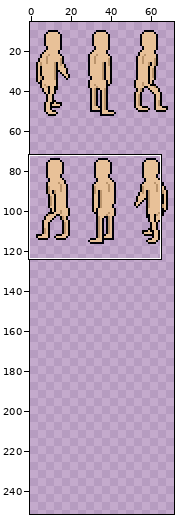
A sprite sheet gets an edit: WebSites/DoufuSrv/Client/Images/Chars/Naked.gif. The first picture is a wide view before the edit; the outline marks the close-up.
Close-up. Earlier state:
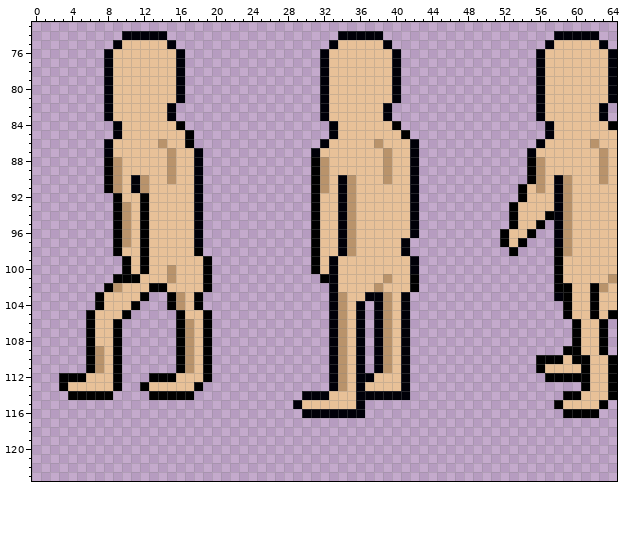
The file is 72x256 pixels. Colours within 5 levels of each other are drawn and written as one. Shown: x 0..64, y 73..123. The wide view leaves out empty margins. The commit also changed other parts of the picture, which this record leaves out.
The result:
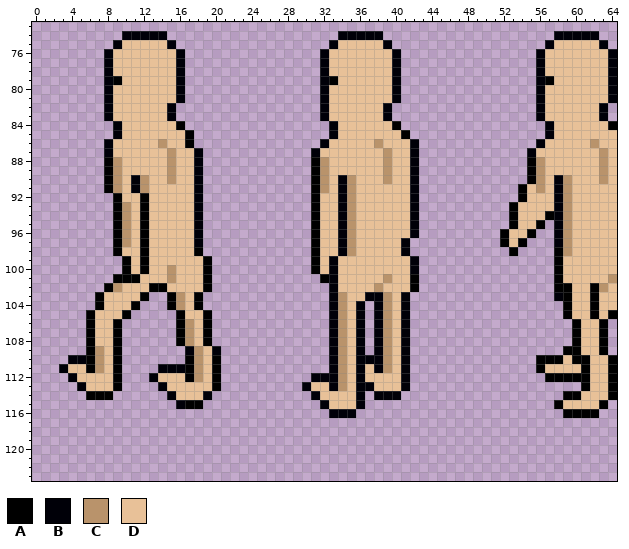
Palette (. is transparent): A #000000  B #000008  C #b9936b  D #e8c198
Difference:
@@ x 0..64 @@
  78 ........BDDDDDDDB...............BDDDDDDDB...............BDDDDDDDB
- 79 ........BDDDDDDDB...............BDDDDDDDB...............BDDDDDDDB
+ 79 ........BADDDDDDB...............BADDDDDDB...............BADDDDDDB
  80 ........BDDDDDDDB...............BDDDDDDDB...............BDDDDDDDB
@@ x 1..43 @@
 108 .....ADDA......ACDA.............BCDB.BCDB..
-109 .....ACDA......ACDA.............BCDB.BCDB..
-110 .....ACDA......ACDA.............BCDB.BCDB..
-111 .....ACDA......ACDA.............BCDB.BCDB..
-112 ..AAADDDA...AAADDDA.............BCDBBDDDB..
-113 ..ADDDDDA..ADDDDDA..............BCDBDDDDB..
-114 ...AAAAA....AAAAA............BBBDDDBBBBBB..
-115 ............................BDDDDDDB.......
-116 .............................BBBBBBB.......
+109 .....ACDA.......BCDB............BCDB.BCDB..
+110 ...BBACDA.......ACDA............BCDBBBCDB..
+111 ..BDDACDA....BBBACDA............BCDBDBCDB..
+112 ...BDDDDA...BDDDACDA..........BBBCDBDDDDB..
+113 ....BDDDA....BDDDDDA.........BDDBCDBBDDDB..
+114 .....AAA......BDDDB...........BDDDDB.BBB...
+115 ...............BAA.............BDDDB.......
+116 ................................BBB........
 117 ...........................................
